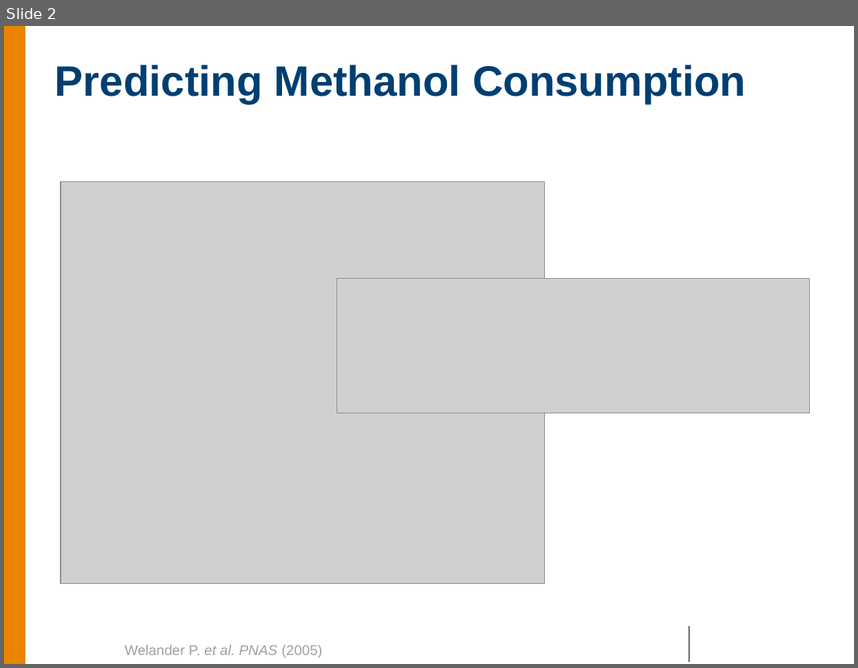
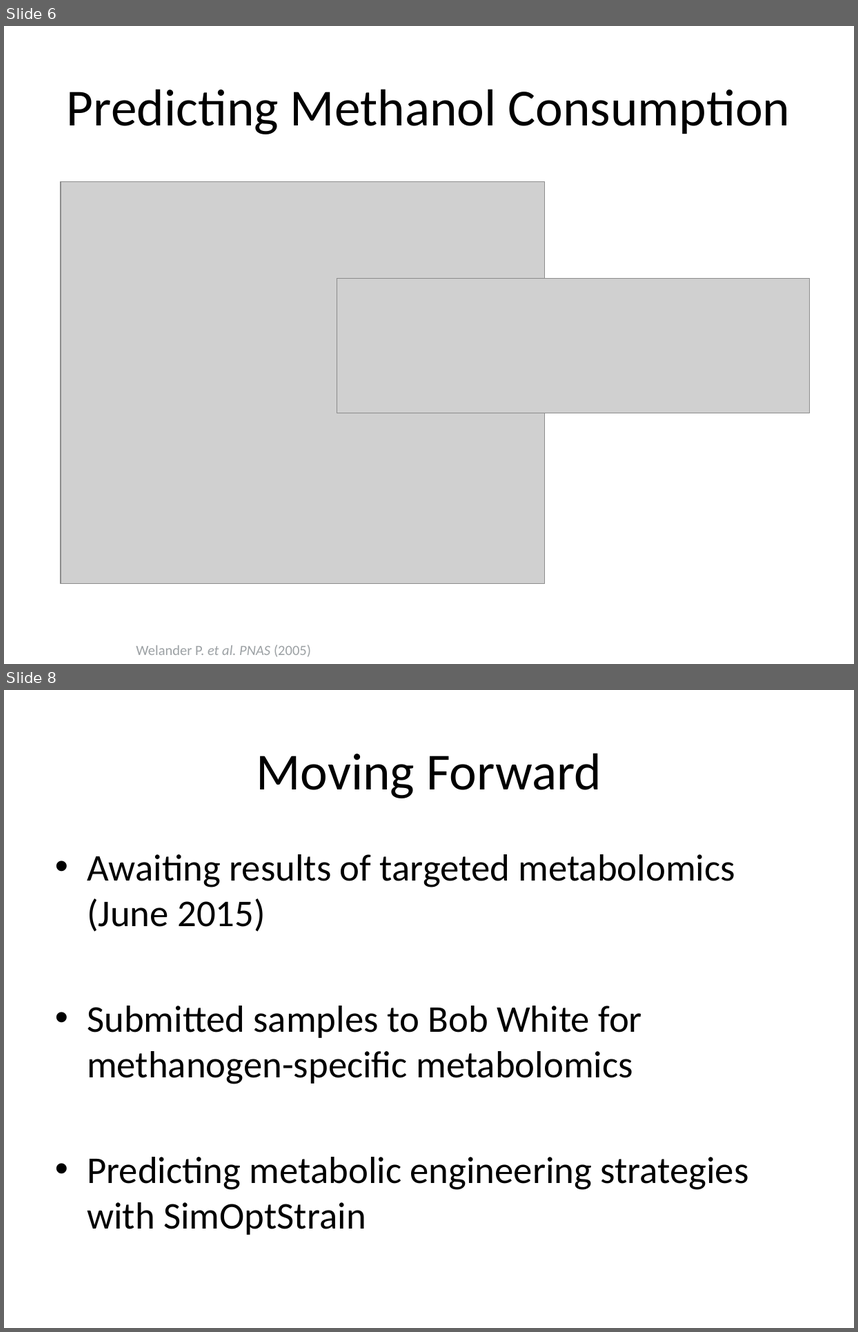
Before and after one commit to marichards/methanococcus, a slide deck: Reports/2015_05_update.pptx. Shown one above the other, each under a label of ours: slide 2 before the commit, slides 6 and 8 after it; the slides between them are not shown. The pictures are 858x668 and 858x1332 pixels, drawn with LibreOffice and Linux fonts; fonts in the diff are those of the drawing; grey boxes stand for pictures; background and template pictures are left out. Boxes give left, top, right and bottom in pixels: in the first picture for what was removed or moved away, otherwise in the second. Text is boxed around its words. In the diff, an @@ line names an element or a change of style, - is before the commit and + after.

```diff
--- a/Reports/2015_05_update.pptx
+++ b/Reports/2015_05_update.pptx
@@ slide 8 added at (4, 690, 854, 1328), background #FFFFFF @@
@@ title added at (256, 753, 602, 798), 44 pt, text #000000 @@
+Moving Forward
@@ text added at (87, 854, 749, 1234), 32 pt, text #000000 @@
+• Awaiting results of targeted metabolomics (June 2015)
+• Submitted samples to Bob White for methanogen-specific metabolomics
+• Predicting metabolic engineering strategies with SimOptStrain
@@ what was slide 2 is now slide 6 @@
@@ slide 6 changed as well @@
@@ rectangle removed at (4, 26, 25, 664) @@
@@ title "Predicting Methanol Consumption": place and size @@
-title "Predicting Methanol Consumption" at (55, 65, 746, 104)
+title "Predicting Methanol Consumption" at (67, 89, 791, 134)
@@ title "Predicting Methanol Consumption" at (67, 89, 791, 134): size 36 to 44 pt, font Arial to Calibri, text colour #003F72 to #000000, bold off; alignment left to centre @@
@@ text "Welander P. et al. PNAS ..." at (136, 644, 311, 657): font Arial to Calibri @@
@@ line removed from (689, 626) to (689, 662) @@
```
Also in this commit, not shown: 6 other slides added, 1 slide removed, 8 other files.
